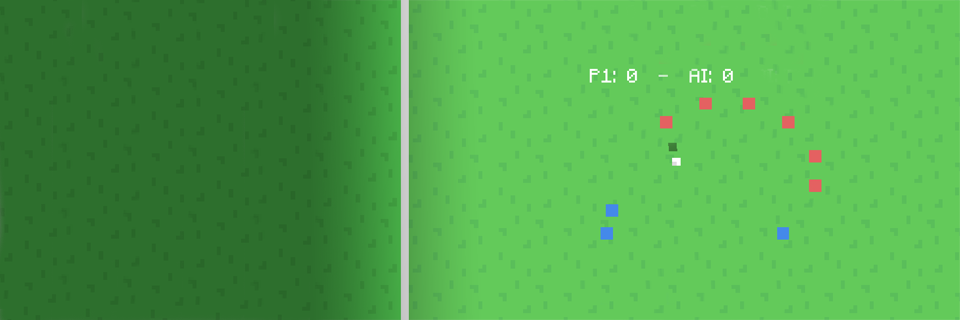
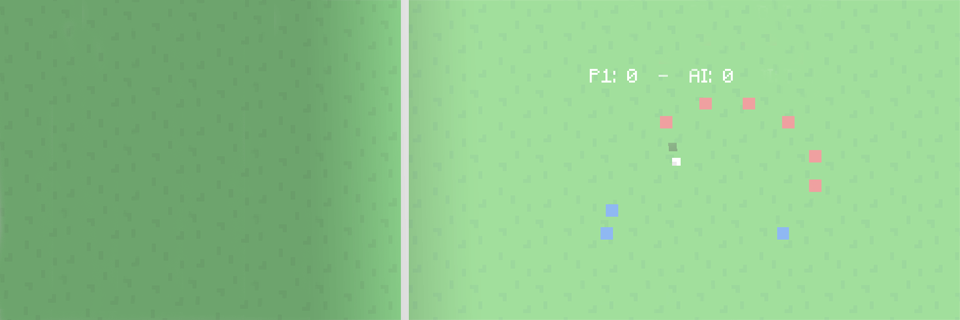
Revision of a layered 960×320 image; what changed, layer by layer:
"Layer 1": opacity 100% → 60% over [0, 0, 481, 320]
"Background copy": opacity 100% → 60% over [0, 0, 960, 320]
